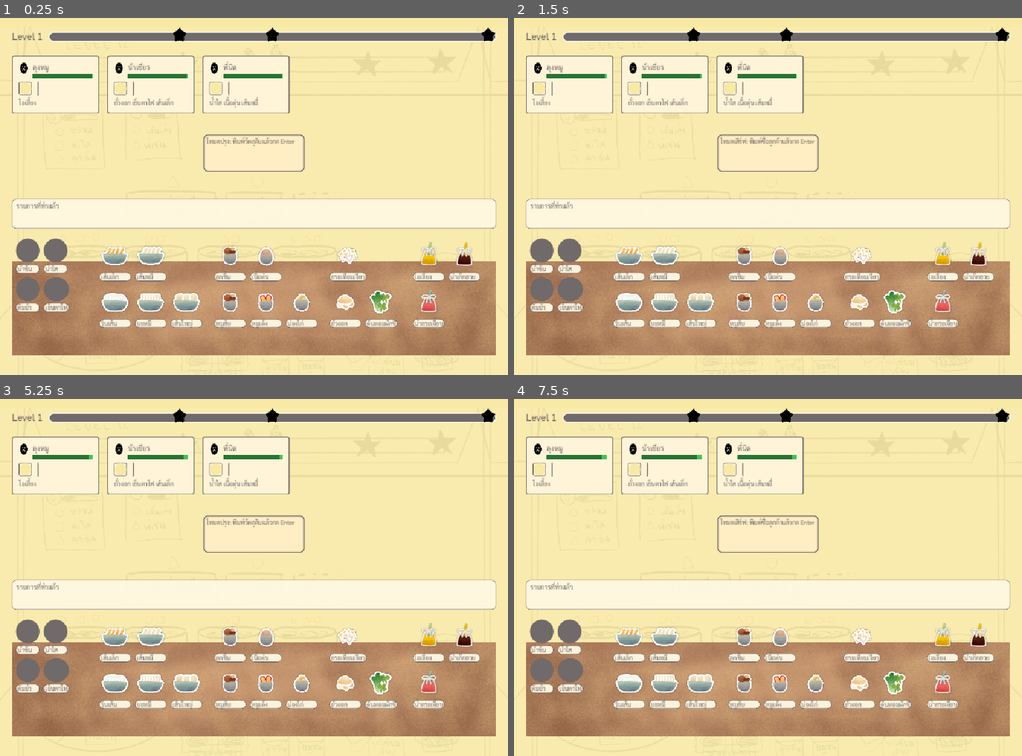
Above: before the commit, frames 1-4 (two rows, left to right).
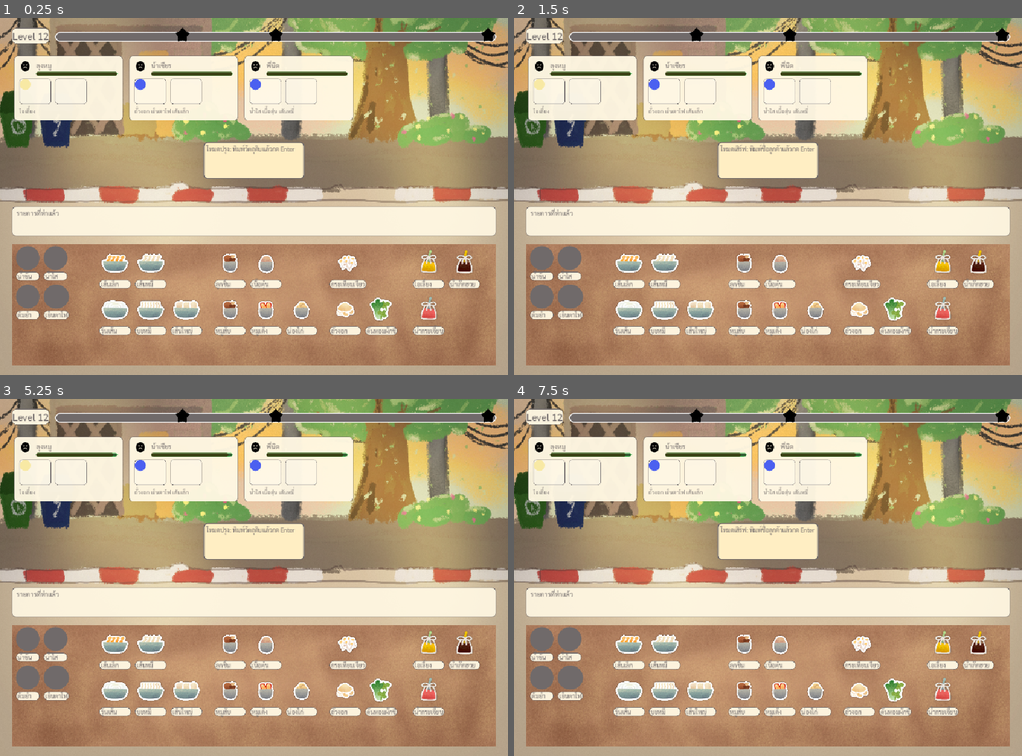
Above: after the commit, the same moments.

Repository: pcpaugust/video-game
Game: Godot game, scene res://scenes/main/Cooking.tscn
Same seed, same stepped clock (60 frames per second), same inputs: the game is played once before the commit and once after it.
Inputs:
- Up to frame 1 (0.25 s): no input
- Up to frame 2 (1.5 s): tap Enter at 0.5, 0.6 s; tap Space at 1.25 s; tap Tab at 1.35 s
- Up to frame 3 (5.25 s): tap Enter at 2, 3.5, 3.6 s; tap Backspace at 2.1, 5.1 s; tap Space at 2.75, 5 s; tap Keypad Enter at 2.85 s; tap Tab at 4.35 s
- Up to frame 4 (7.5 s): tap Keypad Enter at 5.85 s; tap Enter at 6.6 s; tap Tab at 7.35 s

The runs differ from the first frame. In frame 1, 68% of the frame differs, in the area x 0-100%, y 0-100%; in frame 2, 68%; in frame 3, 68%; in frame 4, 68%.

Commit message:
change bg + update customer item

Diff:
--- a/scenes/main/Cooking.tscn
+++ b/scenes/main/Cooking.tscn
@@ -22,18 +22,23 @@
 anchors_preset = 15
 anchor_right = 1.0
 anchor_bottom = 1.0
-offset_bottom = 30.0
+offset_bottom = 0.0
 grow_horizontal = 2
 grow_vertical = 2
 theme = ExtResource("7_thai_theme")
 theme_override_styles/panel = SubResource("StyleBoxFlat_ijlok")
 
 [node name="Background" type="TextureRect" parent="CanvasLayer/PanelContainer" unique_id=2108137782]
-modulate = Color(1, 1, 1, 0.1)
-layout_mode = 2
+modulate = Color(1, 1, 1, 1)
+layout_mode = 1
+anchors_preset = 15
+anchor_right = 1.0
+anchor_bottom = 1.0
+grow_horizontal = 2
+grow_vertical = 2
 texture = ExtResource("5_bg")
 expand_mode = 1
-stretch_mode = 5
+stretch_mode = 0
 
 [node name="MarginContainer" type="MarginContainer" parent="CanvasLayer/PanelContainer" unique_id=1147982892]
 layout_mode = 2
--- a/scenes/ui/IngredientTable.tscn
+++ b/scenes/ui/IngredientTable.tscn
@@ -96,7 +96,7 @@
 mouse_filter = 2
 texture = ExtResource("6_table")
 expand_mode = 1
-stretch_mode = 5
+stretch_mode = 0
 
 [node name="Groups" type="HBoxContainer" parent="." unique_id=1730722800]
 layout_mode = 1
--- a/scenes/ui/LevelBar.tscn
+++ b/scenes/ui/LevelBar.tscn
@@ -24,6 +24,18 @@
 corner_radius_bottom_right = 1000
 corner_radius_bottom_left = 1000
 
+[sub_resource type="StyleBoxFlat" id="StyleBoxFlat_level_bg"]
+bg_color = Color(1, 0.968627, 0.886275, 0.96)
+border_width_left = 1
+border_width_top = 1
+border_width_right = 1
+border_width_bottom = 1
+border_color = Color(0.439216, 0.415686, 0.415686, 0.55)
+corner_radius_top_left = 8
+corner_radius_top_right = 8
+corner_radius_bottom_right = 8
+corner_radius_bottom_left = 8
+
 [node name="LevelBar" type="HBoxContainer" unique_id=35058829]
 custom_minimum_size = Vector2(960, 32)
 theme_override_constants/separation = 12
@@ -33,10 +45,15 @@
 layout_mode = 2
 theme_override_constants/separation = 12
 
-[node name="Level" type="Label" parent="Container" unique_id=1441692276]
+[node name="LevelBox" type="PanelContainer" parent="Container" unique_id=1441692276]
+layout_mode = 2
+theme_override_styles/panel = SubResource("StyleBoxFlat_level_bg")
+
+[node name="Level" type="Label" parent="Container/LevelBox" unique_id=1441692276]
 layout_mode = 2
 theme_override_colors/font_color = Color(0.439216, 0.415686, 0.415686, 1)
 theme_override_font_sizes/font_size = 20
+theme_override_constants/line_spacing = 0
 text = "Level 12"
 
 [node name="Score" type="Label" parent="Container" unique_id=141258403]
--- a/scenes/ui/OrderQueue.tscn
+++ b/scenes/ui/OrderQueue.tscn
@@ -3,15 +3,18 @@
 [ext_resource type="Script" uid="uid://bqsjev56a4qov" path="res://scripts/ui/order_queue.gd" id="1_dgkx7"]
 
 [node name="Order" type="MarginContainer" unique_id=1408987235]
+theme_override_constants/margin_left = 4
 theme_override_constants/margin_top = 8
+theme_override_constants/margin_right = 4
 script = ExtResource("1_dgkx7")
 
 [node name="OrderContainer" type="ScrollContainer" parent="." unique_id=2144028027]
-custom_minimum_size = Vector2(800, 100)
+custom_minimum_size = Vector2(800, 108)
 layout_mode = 2
+size_flags_horizontal = 3
 vertical_scroll_mode = 0
 
 [node name="OrderQueue" type="HBoxContainer" parent="OrderContainer" unique_id=837512951]
 layout_mode = 2
 size_flags_vertical = 3
-theme_override_constants/separation = 16
+theme_override_constants/separation = 12
--- a/scenes/ui/customer_item.tscn
+++ b/scenes/ui/customer_item.tscn
@@ -4,33 +4,47 @@
 [ext_resource type="Texture2D" uid="uid://dqstcygdsc6mw" path="res://assets/figma/face_angy.svg" id="2_face_angy"]
 
 [sub_resource type="StyleBoxFlat" id="StyleBoxFlat_card"]
-bg_color = Color(1, 0.956863, 0.847059, 1)
-border_width_left = 2
-border_width_top = 2
-border_width_right = 2
-border_width_bottom = 2
-border_color = Color(0.439216, 0.415686, 0.415686, 1)
-corner_radius_top_left = 4
-corner_radius_top_right = 4
-corner_radius_bottom_right = 4
-corner_radius_bottom_left = 4
-
-[sub_resource type="StyleBoxFlat" id="StyleBoxFlat_1bjnd"]
-bg_color = Color(1, 1, 1, 1)
-
-[sub_resource type="StyleBoxFlat" id="StyleBoxFlat_qiy72"]
-
-[sub_resource type="StyleBoxFlat" id="StyleBoxFlat_order_box"]
-bg_color = Color(0, 0, 0, 0)
+bg_color = Color(1, 0.968627, 0.886275, 0.96)
 border_width_left = 1
 border_width_top = 1
 border_width_right = 1
 border_width_bottom = 1
-border_color = Color(0.439216, 0.415686, 0.415686, 1)
-corner_radius_top_left = 2
-corner_radius_top_right = 2
-corner_radius_bottom_right = 2
-corner_radius_bottom_left = 2
+border_color = Color(0.439216, 0.415686, 0.415686, 0.8)
+corner_radius_top_left = 8
+corner_radius_top_right = 8
+corner_radius_bottom_right = 8
+corner_radius_bottom_left = 8
+
+[sub_resource type="StyleBoxFlat" id="StyleBoxFlat_1bjnd"]
+bg_color = Color(0.439216, 0.415686, 0.415686, 0.9)
+border_width_left = 1
+border_width_top = 1
+border_width_right = 1
+border_width_bottom = 1
+border_color = Color(1, 1, 1, 0.85)
+corner_radius_top_left = 1000
+corner_radius_top_right = 1000
+corner_radius_bottom_right = 1000
+corner_radius_bottom_left = 1000
+
+[sub_resource type="StyleBoxFlat" id="StyleBoxFlat_qiy72"]
+bg_color = Color(0.87451, 0.337255, 0.25098, 1)
+corner_radius_top_left = 1000
+corner_radius_top_right = 1000
+corner_radius_bottom_right = 1000
+corner_radius_bottom_left = 1000
+
+[sub_resource type="StyleBoxFlat" id="StyleBoxFlat_order_box"]
+bg_color = Color(1, 1, 1, 0.18)
+border_width_left = 1
+border_width_top = 1
+border_width_right = 1
+border_width_bottom = 1
+border_color = Color(0.439216, 0.415686, 0.415686, 0.7)
+corner_radius_top_left = 6
+corner_radius_top_right = 6
+corner_radius_bottom_right = 6
+corner_radius_bottom_left = 6
 
 [sub_resource type="StyleBoxFlat" id="StyleBoxFlat_item_yellow"]
 bg_color = Color(0.972549, 0.913725, 0.643137, 1)
@@ -40,26 +54,27 @@
 corner_radius_bottom_left = 999
 
 [node name="CustomerItem" type="PanelContainer" unique_id=284843403]
+custom_minimum_size = Vector2(220, 132)
 theme_override_styles/panel = SubResource("StyleBoxFlat_card")
 script = ExtResource("1_c2bwp")
 
 [node name="MarginContainer" type="MarginContainer" parent="." unique_id=1849432946]
 layout_mode = 2
-theme_override_constants/margin_left = 12
-theme_override_constants/margin_top = 12
-theme_override_constants/margin_right = 12
-theme_override_constants/margin_bottom = 12
+theme_override_constants/margin_left = 10
+theme_override_constants/margin_top = 10
+theme_override_constants/margin_right = 10
+theme_override_constants/margin_bottom = 10
 
 [node name="VBoxContainer" type="VBoxContainer" parent="MarginContainer" unique_id=1238709922]
 layout_mode = 2
-theme_override_constants/separation = 8
+theme_override_constants/separation = 6
 
 [node name="HeaderRow" type="HBoxContainer" parent="MarginContainer/VBoxContainer" unique_id=1017351145]
 layout_mode = 2
-theme_override_constants/separation = 8
+theme_override_constants/separation = 10
 
 [node name="FaceIcon" type="TextureRect" parent="MarginContainer/VBoxContainer/HeaderRow" unique_id=1812452001]
-custom_minimum_size = Vector2(20, 20)
+custom_minimum_size = Vector2(24, 24)
 layout_mode = 2
 texture = ExtResource("2_face_angy")
 expand_mode = 1
@@ -71,11 +86,11 @@
 [node name="NameLabel" type="Label" parent="MarginContainer/VBoxContainer/HeaderRow/NameColumn" unique_id=2102601718]
 layout_mode = 2
 theme_override_colors/font_color = Color(0.439216, 0.415686, 0.415686, 1)
-theme_override_font_sizes/font_size = 14
+theme_override_font_sizes/font_size = 13
 text = "?????"
 
 [node name="PatienceBar" type="ProgressBar" parent="MarginContainer/VBoxContainer/HeaderRow/NameColumn" unique_id=1241514740]
-custom_minimum_size = Vector2(120, 8)
+custom_minimum_size = Vector2(132, 7)
 layout_mode = 2
 theme_override_styles/background = SubResource("StyleBoxFlat_1bjnd")
 theme_override_styles/fill = SubResource("StyleBoxFlat_qiy72")
@@ -85,36 +100,38 @@
 
 [node name="OrdersRow" type="HBoxContainer" parent="MarginContainer/VBoxContainer" unique_id=927092218]
 layout_mode = 2
-theme_override_constants/separation = 12
+theme_override_constants/separation = 8
 
 [node name="OrderBoxA" type="PanelContainer" parent="MarginContainer/VBoxContainer/OrdersRow" unique_id=327919585]
+custom_minimum_size = Vector2(64, 52)
 layout_mode = 2
 theme_override_styles/panel = SubResource("StyleBoxFlat_order_box")
 
 [node name="BoxAContent" type="GridContainer" parent="MarginContainer/VBoxContainer/OrdersRow/OrderBoxA" unique_id=787010192]
 layout_mode = 2
-theme_override_constants/h_separation = 4
-theme_override_constants/v_separation = 4
+theme_override_constants/h_separation = 3
+theme_override_constants/v_separation = 3
 columns = 2
 
 [node name="ItemTemplate" type="PanelContainer" parent="MarginContainer/VBoxContainer/OrdersRow/OrderBoxA/BoxAContent" unique_id=1613119810]
 visible = false
-custom_minimum_size = Vector2(24, 24)
+custom_minimum_size = Vector2(22, 22)
 layout_mode = 2
 theme_override_styles/panel = SubResource("StyleBoxFlat_item_yellow")
 
 [node name="OrderBoxB" type="PanelContainer" parent="MarginContainer/VBoxContainer/OrdersRow" unique_id=1139574025]
+custom_minimum_size = Vector2(64, 52)
 layout_mode = 2
 theme_override_styles/panel = SubResource("StyleBoxFlat_order_box")
 
 [node name="BoxBContent" type="GridContainer" parent="MarginContainer/VBoxContainer/OrdersRow/OrderBoxB" unique_id=1896960428]
 layout_mode = 2
-theme_override_constants/h_separation = 4
-theme_override_constants/v_separation = 4
+theme_override_constants/h_separation = 3
+theme_override_constants/v_separation = 3
 
 [node name="OrdersText" type="Label" parent="MarginContainer/VBoxContainer" unique_id=600073659]
 layout_mode = 2
-theme_override_colors/font_color = Color(0.439216, 0.415686, 0.415686, 1)
-theme_override_font_sizes/font_size = 12
+theme_override_colors/font_color = Color(0.439216, 0.415686, 0.415686, 0.9)
+theme_override_font_sizes/font_size = 11
 text = "รายการที่สั่ง"
 autowrap_mode = 2
--- a/scripts/ui/customer_item.gd
+++ b/scripts/ui/customer_item.gd
@@ -1,5 +1,14 @@
 extends PanelContainer
 class_name CustomerItem
+
+const ORDER_COLORS: Array[Color] = [
+	Color(0.972549, 0.913725, 0.643137, 1),
+	Color(0.976471, 0.556863, 0.235294, 1),
+	Color(0.262745, 0.760784, 0.337255, 1),
+	Color(0.294118, 0.376471, 0.941176, 1),
+	Color(0.992157, 0.666667, 0.741176, 1),
+	Color(0.67451, 0.564706, 0.956863, 1),
+]
 
 @onready var face_icon: TextureRect = $MarginContainer/VBoxContainer/HeaderRow/FaceIcon
 @onready var name_label: Label = $MarginContainer/VBoxContainer/HeaderRow/NameColumn/NameLabel
@@ -49,10 +58,10 @@
 
 	var first_box_count: int = min(order_keys.size(), 4)
 	for i in range(first_box_count):
-		grid_a.add_child(_make_item())
+		grid_a.add_child(_make_item(order_keys[i]))
 
 	for i in range(first_box_count, order_keys.size()):
-		grid_b.add_child(_make_item())
+		grid_b.add_child(_make_item(order_keys[i]))
 
 	if orders_text:
 		orders_text.text = ", ".join(order_keys)
@@ -63,7 +72,21 @@
 			continue
 		child.queue_free()
 
-func _make_item() -> PanelContainer:
+func _make_item(order_key: String = "") -> PanelContainer:
 	var item: PanelContainer = item_template.duplicate() as PanelContainer
 	item.visible = true
+	item.tooltip_text = order_key
+
+	var style := StyleBoxFlat.new()
+	var color_idx: int = 0
+	if order_key != "":
+		var order_hash: int = int(order_key.hash())
+		color_idx = abs(order_hash) % ORDER_COLORS.size()
+	style.bg_color = ORDER_COLORS[color_idx]
+	style.corner_radius_top_left = 999
+	style.corner_radius_top_right = 999
+	style.corner_radius_bottom_right = 999
+	style.corner_radius_bottom_left = 999
+	item.add_theme_stylebox_override("panel", style)
+
 	return item
Binary file changed: assets/figma/bg.png
